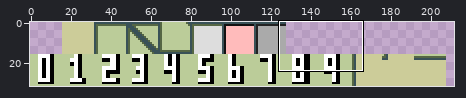
Two versions of one sprite sheet, assets/tiles/tiles.png. The picture above shows the old version from afar; the outline marks the close-up.
Close-up. Before the edit:
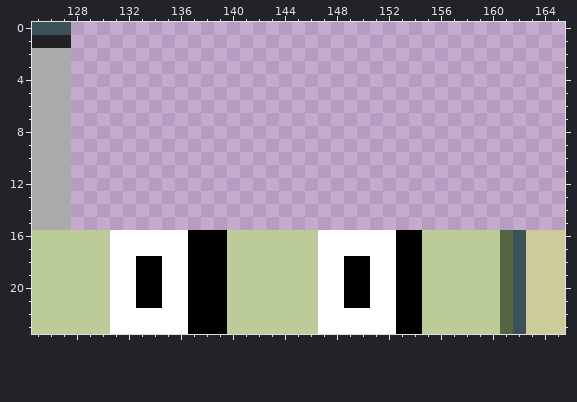
The file is 256x32 pixels. Shown: x 125..165, y 0..23. The wide view leaves out empty margins.
Once edited:
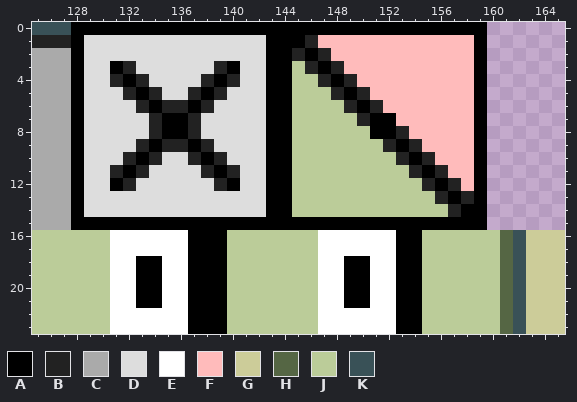
Palette (. is transparent): A #000000  B #222222  C #aaaaaa  D #dddddd  E #ffffff  F #ffbbbb  G #cccc99  H #556644  J #bbcc99  K #395157
Difference:
Changed rows in their new state; - is an unchanged pixel.
first column x 128:
 0 AAAAAAAAAAAAAAAAAAAAAAAAAAAAAAAA
 1 ADDDDDDDDDDDDDDAAABFFFFFFFFFFFFA
 2 ADDDDDDDDDDDDDDAABABFFFFFFFFFFFA
 3 ADDABDDDDDDBADDAAJBABFFFFFFFFFFA
 4 ADDBABDDDDBABDDAAJJBABFFFFFFFFFA
 5 ADDDBABDDBABDDDAAJJJBABFFFFFFFFA
 6 ADDDDBABBABDDDDAAJJJJBABFFFFFFFA
 7 ADDDDDBAABDDDDDAAJJJJJBAAFFFFFFA
 8 ADDDDDBAABDDDDDAAJJJJJJAABFFFFFA
 9 ADDDDBABBABDDDDAAJJJJJJJBABFFFFA
10 ADDDBABDDBABDDDAAJJJJJJJJBABFFFA
11 ADDBABDDDDBABDDAAJJJJJJJJJBABFFA
12 ADDABDDDDDDBADDAAJJJJJJJJJJBABFA
13 ADDDDDDDDDDDDDDAAJJJJJJJJJJJBABA
14 ADDDDDDDDDDDDDDAAJJJJJJJJJJJJBAA
15 AAAAAAAAAAAAAAAAAAAAAAAAAAAAAAAA
